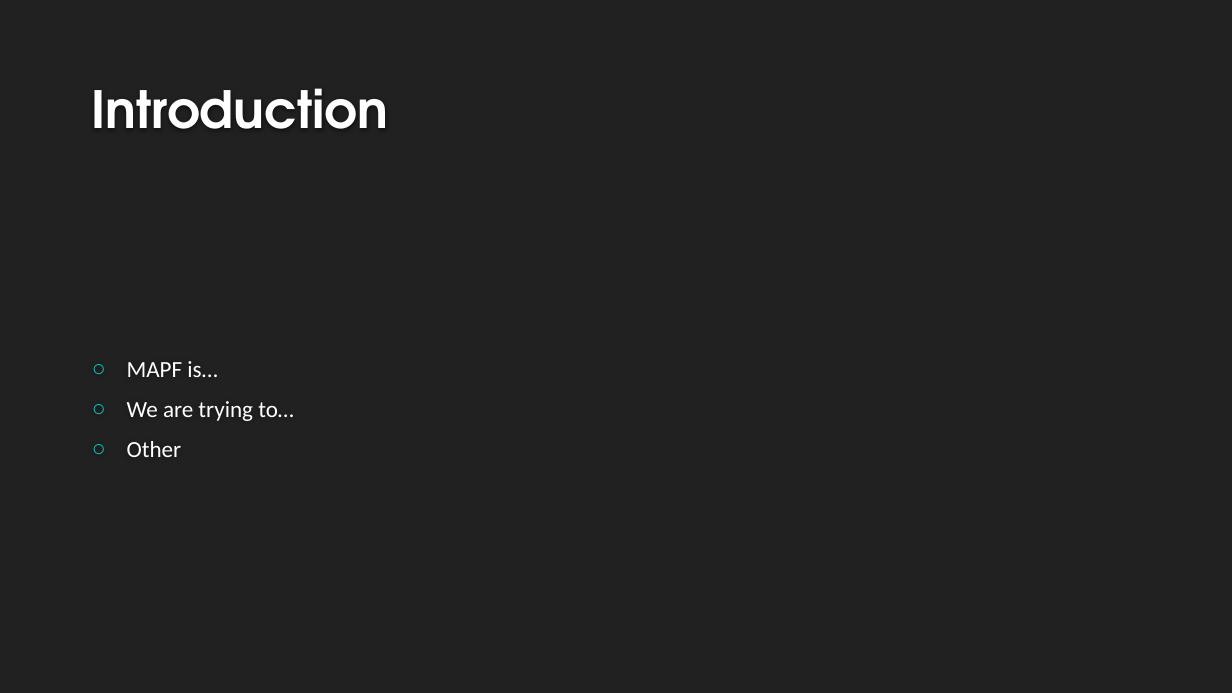
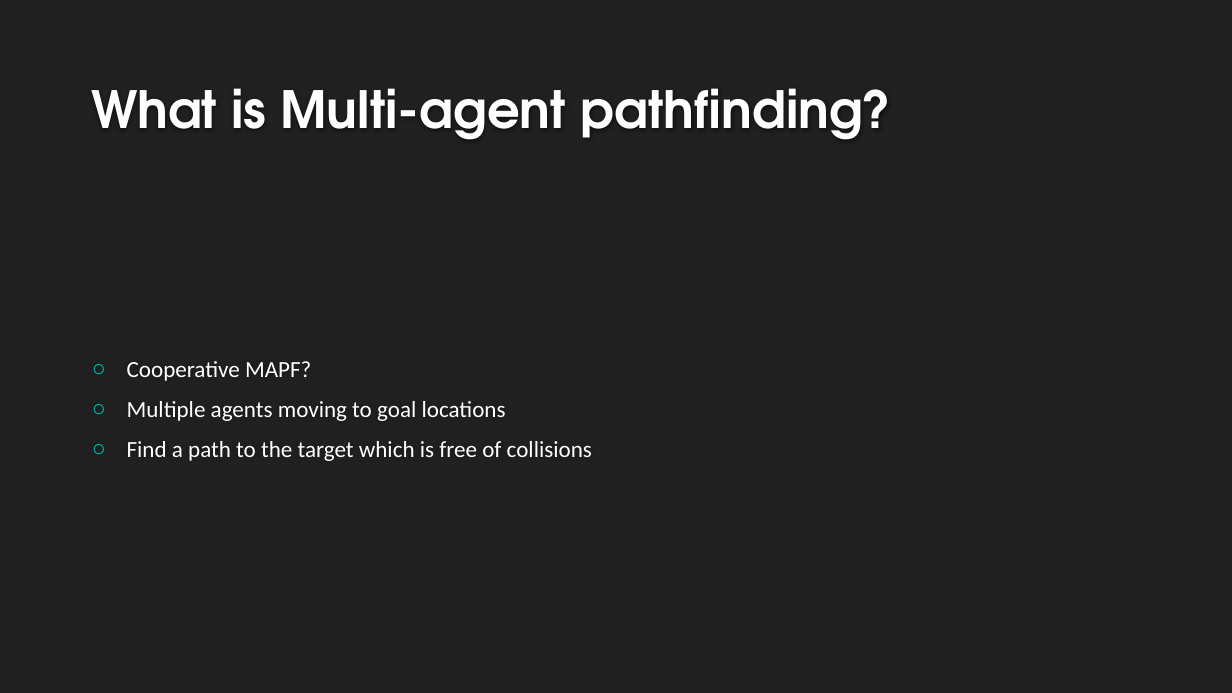
Before and after one commit to VikingDai/Honours-MAPF, a slide deck: slide 2 of Documents/Intermediate Presentation/Intermediate Presentation.pptx. Drawn at 1232x693 pixels with LibreOffice and Linux fonts; fonts in the diff are those of the drawing; background and template pictures are left out. Boxes give left, top, right and bottom in pixels: in the first picture for what was removed or moved away, otherwise in the second. Text is boxed around its words. In the diff, an @@ line names an element or a change of style, - is before the commit and + after.

```diff
--- a/Documents/Intermediate Presentation/Intermediate Presentation.pptx
+++ b/Documents/Intermediate Presentation/Intermediate Presentation.pptx
@@ title at bbox=[91, 88, 891, 140]: text changed @@
-Introduction
+What is Multi-agent pathfinding?
@@ text at bbox=[127, 361, 592, 461]: text changed @@
-○ MAPF is…
-○ We are trying to…
-○ Other
+○ Cooperative MAPF?
+○ Multiple agents moving to goal locations
+○ Find a path to the target which is free of collisions
```
Also in this commit, not shown: 1 slide added, 13 other files.
